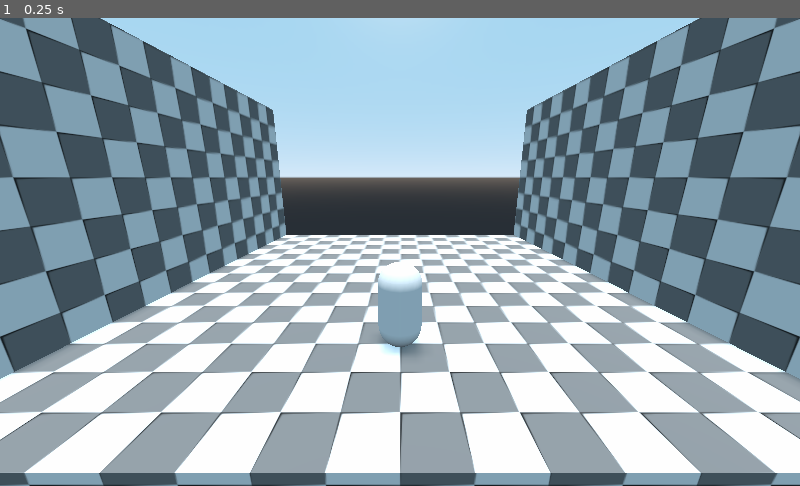
Above: before the commit, frame 1.
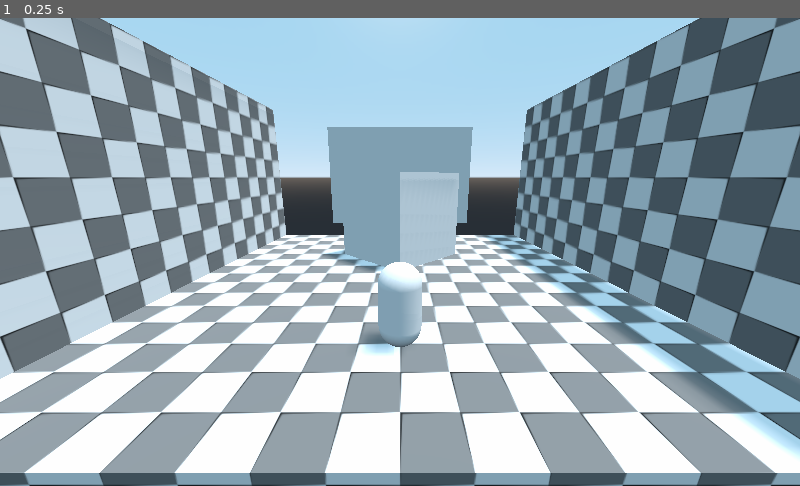
Above: after the commit, the same moment.

Repository: hellocld/bgsjam-xviii
Game: Godot game, scene res://Scratch/TestHallway/TestHallway.tscn
The game is run twice, just before and just after one commit, with the same random seed, the same clock (stepped at 60 frames per second) and the same inputs. The project has no main scene, so this scene is started directly.
Inputs:
- Up to frame 1 (0.25 s): no input

The runs differ from the first frame. In frame 1, 29% of the frame differs, in the area x 0-100%, y 0-95%.

Commit message:
Bullets, killable test creature, bullet despawner

Diff:
--- /dev/null
+++ b/EnemyBullet.gd
@@ -0,0 +1,10 @@
+extends BaseCreature
+
+
+
+func _ready():
+	velocity = Vector3.FORWARD * Move_Speed
+
+
+func _on_Health_killed() -> void:
+	queue_free()
--- a/Scenes/Bullets/BaseBullet/BaseBullet.tscn
+++ /dev/null
@@ -1,30 +0,0 @@
-[gd_scene load_steps=6 format=2]
-
-[ext_resource path="res://Scenes/Bullets/BaseBullet/Bullet.gd" type="Script" id=1]
-[ext_resource path="res://Textures/AAA_Util/orb.svg" type="Texture" id=2]
-
-[sub_resource type="SphereShape" id=1]
-radius = 0.25
-
-[sub_resource type="SpatialMaterial" id=3]
-flags_transparent = true
-flags_unshaded = true
-params_billboard_mode = 1
-albedo_texture = ExtResource( 2 )
-
-[sub_resource type="QuadMesh" id=2]
-material = SubResource( 3 )
-size = Vector2( 0.25, 0.25 )
-
-[node name="BaseBullet" type="KinematicBody"]
-script = ExtResource( 1 )
-
-[node name="CollisionShape" type="CollisionShape" parent="."]
-shape = SubResource( 1 )
-
-[node name="MeshPivot" type="Spatial" parent="."]
-
-[node name="MeshInstance" type="MeshInstance" parent="MeshPivot"]
-mesh = SubResource( 2 )
-skeleton = NodePath("../..")
-material/0 = null
--- a/Scenes/Creatures/AAA_Baseline/Health.gd
+++ b/Scenes/Creatures/AAA_Baseline/Health.gd
@@ -20,9 +20,9 @@
 
 func _on_Hitbox_area_entered(area):
 	if "Impact_Damage" in area:
-		take_damage(area.get_damage)
+		take_damage(area.Impact_Damage)
 
 
 func _on_Hitbox_body_entered(body):
 	if "Impact_Damage" in body:
-		take_damage(body.get_damage)
+		take_damage(body.Impact_Damage)
--- a/Scenes/Bullets/BaseBullet/Bullet.gd
+++ b/Scenes/Creatures/Bullets/BaseBullet/Bullet.gd
@@ -1,6 +1,5 @@
-extends KinematicBody
+extends BaseCreature
 
-export(float) var Move_Speed := 1.0
 
 
 func _physics_process(delta) -> void:
--- /dev/null
+++ b/Scenes/Creatures/Bullets/TestPlayerBullet/TestPlayerBullet.tscn
@@ -0,0 +1,40 @@
+[gd_scene load_steps=7 format=2]
+
+[ext_resource path="res://EnemyBullet.gd" type="Script" id=1]
+[ext_resource path="res://Scenes/Creatures/AAA_Baseline/EnemyCreature.tscn" type="PackedScene" id=2]
+[ext_resource path="res://Textures/AAA_Util/orb.svg" type="Texture" id=3]
+
+[sub_resource type="SphereShape" id=1]
+radius = 0.1
+
+[sub_resource type="SpatialMaterial" id=2]
+flags_transparent = true
+flags_unshaded = true
+params_billboard_mode = 1
+albedo_color = Color( 0.988235, 0.0705882, 0.0705882, 1 )
+albedo_texture = ExtResource( 3 )
+
+[sub_resource type="QuadMesh" id=3]
+material = SubResource( 2 )
+size = Vector2( 0.1, 0.1 )
+
+[node name="TestPlayerBullet" instance=ExtResource( 2 )]
+collision_layer = 16
+collision_mask = 3
+script = ExtResource( 1 )
+Move_Speed = 10.0
+Apply_Gravity = false
+
+[node name="Hitbox" parent="." index="1"]
+collision_layer = 16
+collision_mask = 2
+
+[node name="CollisionShape" type="CollisionShape" parent="Hitbox" index="0"]
+shape = SubResource( 1 )
+
+[node name="Health" parent="." index="2"]
+Max_Health = 1
+
+[node name="MeshInstance" type="MeshInstance" parent="MeshPivot" index="0"]
+mesh = SubResource( 3 )
+material/0 = null
--- /dev/null
+++ b/Scenes/Creatures/Enemies/TestEnemy/TestEnemy.gd
@@ -0,0 +1,5 @@
+extends BaseCreature
+
+
+func _on_Health_killed() -> void:
+	queue_free()
--- /dev/null
+++ b/Scenes/Creatures/Enemies/TestEnemy/TestEnemy.tscn
@@ -0,0 +1,23 @@
+[gd_scene load_steps=6 format=2]
+
+[ext_resource path="res://Scenes/Creatures/AAA_Baseline/EnemyCreature.tscn" type="PackedScene" id=1]
+[ext_resource path="res://Scenes/Creatures/Enemies/TestEnemy/TestEnemy.gd" type="Script" id=2]
+
+[sub_resource type="BoxShape" id=1]
+
+[sub_resource type="BoxShape" id=3]
+
+[sub_resource type="CubeMesh" id=2]
+
+[node name="TestEnemy" instance=ExtResource( 1 )]
+script = ExtResource( 2 )
+
+[node name="PhysCollision" parent="." index="0"]
+shape = SubResource( 1 )
+
+[node name="CollisionShape" type="CollisionShape" parent="Hitbox" index="0"]
+shape = SubResource( 3 )
+
+[node name="MeshInstance" type="MeshInstance" parent="MeshPivot" index="0"]
+mesh = SubResource( 2 )
+material/0 = null
--- a/Scenes/Creatures/Player/PlayerCreature.gd
+++ b/Scenes/Creatures/Player/PlayerCreature.gd
@@ -1,10 +1,19 @@
 extends BaseCreature
 
 export(float) var Jump_Force := 10
+export(NodePath) var Weapon_Path
+
+var weapon : Weapon
+
+func _ready() -> void:
+	if Weapon_Path:
+		weapon = get_node(Weapon_Path)
 
 
 func _physics_process(_delta) -> void:
 	_handle_move_input()
+	if Input.is_action_pressed("gm_shoot") && weapon:
+		weapon.fire()
 
 
 func _handle_move_input() -> void:
@@ -18,6 +27,12 @@
 		grounded = false
 
 
-func _shoot() -> void:
-	if !$GunCooldown.is_stopped():
-		pass
+
+
+func _on_Health_killed() -> void:
+	print("DEAD")
+	queue_free()
+
+
+func _on_Health_damaged() -> void:
+	print("OUCH")
--- a/Scenes/Creatures/Player/PlayerCreature.tscn
+++ b/Scenes/Creatures/Player/PlayerCreature.tscn
@@ -1,7 +1,8 @@
-[gd_scene load_steps=6 format=2]
+[gd_scene load_steps=7 format=2]
 
 [ext_resource path="res://Scenes/Creatures/AAA_Baseline/BaseCreature.tscn" type="PackedScene" id=1]
 [ext_resource path="res://Scenes/Creatures/Player/PlayerCreature.gd" type="Script" id=2]
+[ext_resource path="res://Scenes/Creatures/Weapons/AAA_Baseline/Weapon.tscn" type="PackedScene" id=3]
 
 [sub_resource type="CapsuleShape" id=1]
 radius = 0.25
@@ -19,6 +20,7 @@
 collision_layer = 4
 script = ExtResource( 2 )
 Move_Speed = 2.0
+Weapon_Path = NodePath("Weapon")
 
 [node name="PhysCollision" parent="." index="0"]
 transform = Transform( 1, 0, 0, 0, -4.37114e-08, -1, 0, 1, -4.37114e-08, 0, 0, 0 )
@@ -36,3 +38,5 @@
 transform = Transform( 1, 0, 0, 0, -4.37114e-08, -1, 0, 1, -4.37114e-08, 0, 0, 0 )
 mesh = SubResource( 3 )
 material/0 = null
+
+[node name="Weapon" parent="." index="4" instance=ExtResource( 3 )]
--- /dev/null
+++ b/Scenes/Creatures/Weapons/AAA_Baseline/Weapon.gd
@@ -0,0 +1,19 @@
+class_name Weapon
+extends Position3D
+
+export(PackedScene) var Bullet : PackedScene
+
+var cooldown : Timer
+
+
+func _ready() -> void:
+	cooldown = $Cooldown
+
+
+func fire() -> void:
+	if !cooldown.is_stopped():
+		return
+	var b = Bullet.instance() as Spatial
+	get_tree().get_root().add_child(b)
+	b.global_transform = global_transform
+	cooldown.start()
--- /dev/null
+++ b/Scenes/Creatures/Weapons/AAA_Baseline/Weapon.tscn
@@ -0,0 +1,13 @@
+[gd_scene load_steps=3 format=2]
+
+[ext_resource path="res://Scenes/Creatures/Weapons/AAA_Baseline/Weapon.gd" type="Script" id=1]
+[ext_resource path="res://Scenes/Creatures/Bullets/TestPlayerBullet/TestPlayerBullet.tscn" type="PackedScene" id=2]
+
+[node name="Weapon" type="Position3D"]
+script = ExtResource( 1 )
+Bullet = ExtResource( 2 )
+
+[node name="Cooldown" type="Timer" parent="."]
+process_mode = 0
+wait_time = 0.1
+one_shot = true
--- /dev/null
+++ b/Scratch/TestHallway/BulletDespawner.gd
@@ -0,0 +1,4 @@
+extends CSGBox
+
+
+var Impact_Damage := 999999
--- a/Scratch/TestHallway/TestHallway.tscn
+++ b/Scratch/TestHallway/TestHallway.tscn
@@ -1,7 +1,9 @@
-[gd_scene load_steps=4 format=2]
+[gd_scene load_steps=6 format=2]
 
 [ext_resource path="res://Scenes/Creatures/Player/PlayerCreature.tscn" type="PackedScene" id=1]
 [ext_resource path="res://Textures/AAA_Util/checker.svg" type="Texture" id=2]
+[ext_resource path="res://Scratch/TestHallway/BulletDespawner.gd" type="Script" id=3]
+[ext_resource path="res://Scenes/Creatures/Enemies/TestEnemy/TestEnemy.tscn" type="PackedScene" id=4]
 
 [sub_resource type="SpatialMaterial" id=1]
 albedo_texture = ExtResource( 2 )
@@ -37,8 +39,20 @@
 fov = 80.0
 
 [node name="DirectionalLight" type="DirectionalLight" parent="."]
-transform = Transform( -1, -2.31402e-08, 8.63605e-08, 8.63605e-08, -2.98023e-08, 1, -2.31402e-08, 1, 2.98023e-08, 0, 2, 0 )
+transform = Transform( -0.956971, -3.07927e-08, 0.290185, 0.290185, -2.1805e-08, 0.956971, -2.31402e-08, 1, 2.98023e-08, 0, 2, 0 )
 shadow_enabled = true
 
 [node name="PlayerCreature" parent="." instance=ExtResource( 1 )]
 transform = Transform( 1, 0, 0, 0, 1, 0, 0, 0, 1, 0, 1, 0 )
+
+[node name="BulletDespawner" type="CSGBox" parent="."]
+transform = Transform( 1, 0, 0, 0, 1, 0, 0, 0, 1, 0, 2, -23 )
+use_collision = true
+collision_layer = 31
+collision_mask = 25
+width = 12.0
+height = 8.0
+script = ExtResource( 3 )
+
+[node name="TestEnemy" parent="." instance=ExtResource( 4 )]
+transform = Transform( 0.707107, 0, 0.707107, 0, 1, 0, -0.707107, 0, 0.707107, 0, 1, -4 )
--- a/project.godot
+++ b/project.godot
@@ -13,9 +13,15 @@
 "class": "BaseCreature",
 "language": "GDScript",
 "path": "res://Scenes/Creatures/AAA_Baseline/BaseCreature.gd"
+}, {
+"base": "Position3D",
+"class": "Weapon",
+"language": "GDScript",
+"path": "res://Scenes/Creatures/Weapons/AAA_Baseline/Weapon.gd"
 } ]
 _global_script_class_icons={
-"BaseCreature": ""
+"BaseCreature": "",
+"Weapon": ""
 }
 
 [application]
